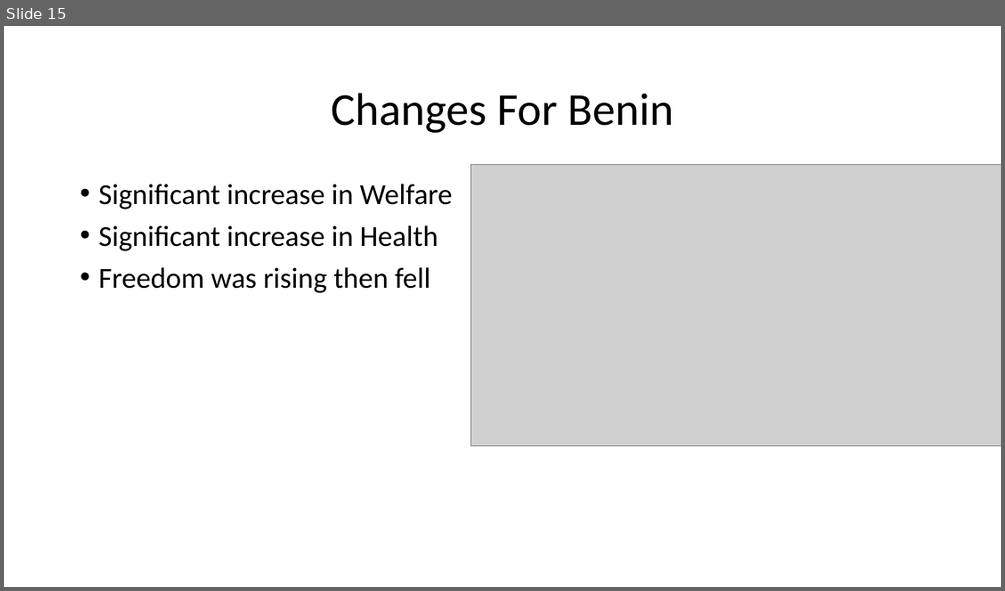
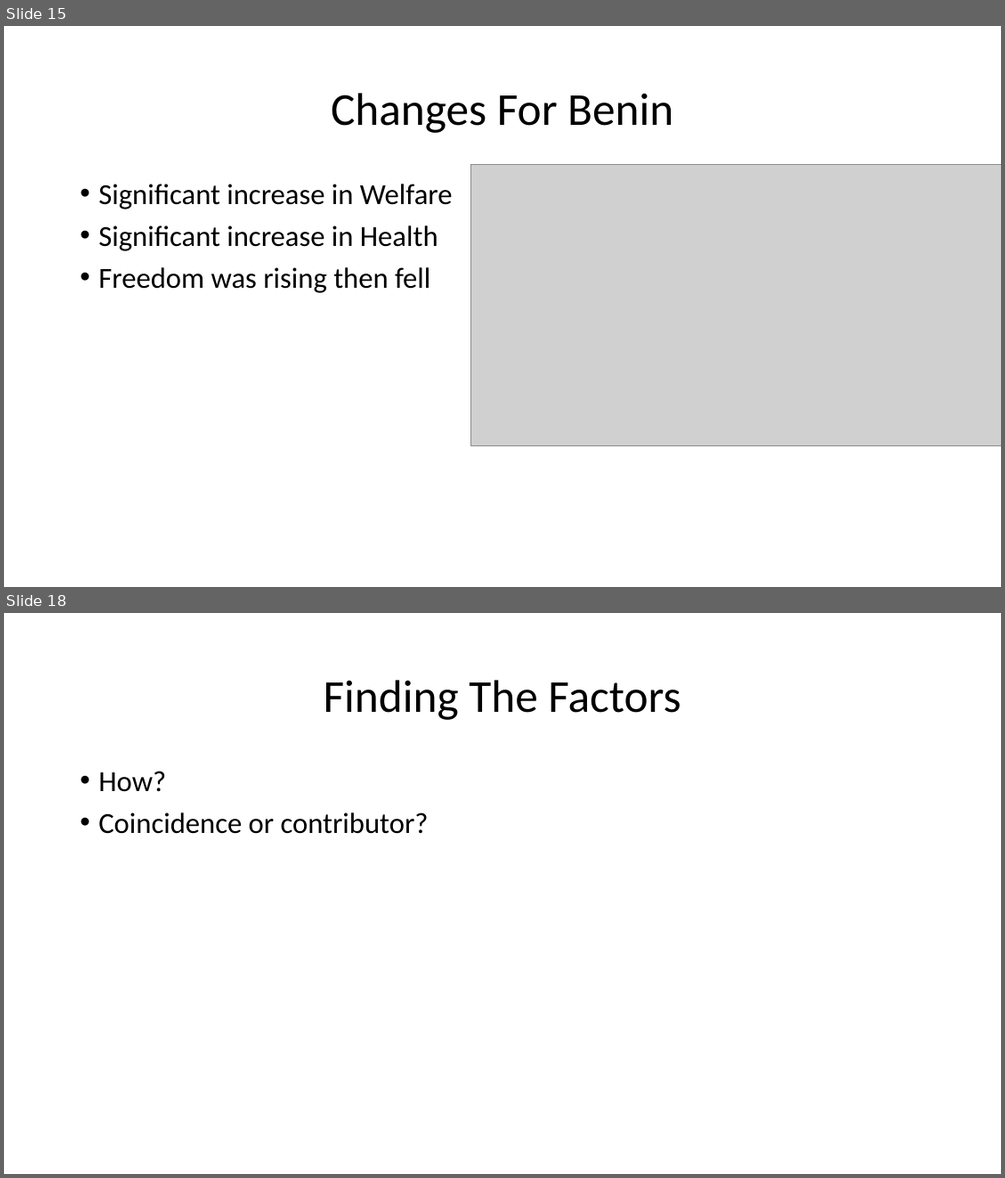
Before and after one commit to Chrybear/Factors-Of-Happiness-In-The-World, a slide deck: CSC 583 Project - Barrett & Bruggemann.pptx. Shown one above the other, each under a label of ours: slide 15 before the commit, slides 15 and 18 after it; the slides between them are not shown. The pictures are 1005x591 and 1005x1178 pixels, drawn with LibreOffice and Linux fonts; fonts in the diff are those of the drawing; grey boxes stand for pictures. Boxes give left, top, right and bottom in pixels: in the first picture for what was removed or moved away, otherwise in the second. Text is boxed around its words. In the diff, an @@ line names an element or a change of style, - is before the commit and + after.

```diff
--- a/CSC 583 Project - Barrett & Bruggemann.pptx
+++ b/CSC 583 Project - Barrett & Bruggemann.pptx
@@ slide 18 added at (4,613,1001,1174), background #FFFFFF @@
@@ title added at (324,680,680,720), 44 pt, text #000000 @@
+Finding The Factors
@@ text added at (98,771,429,834), 28 pt, text #000000 @@
+• How?
+• Coincidence or contributor?
```
Also in this commit, not shown: 3 slides changed, 7 other slides added, 3 other files.
